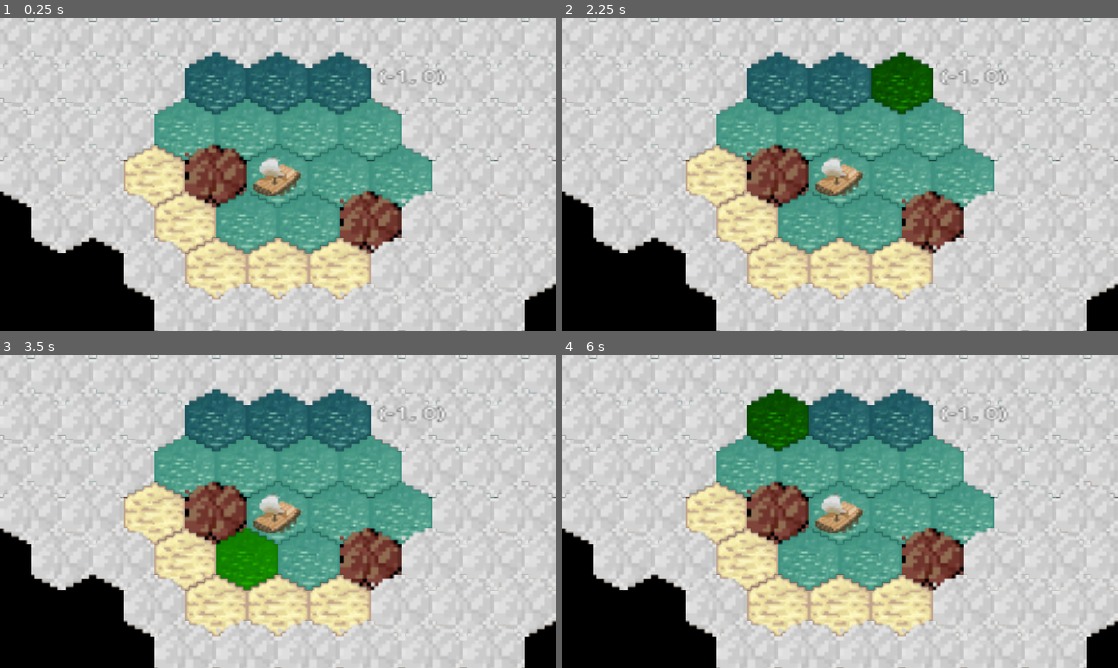
Above: before the commit, frames 1-4 (two rows, left to right).
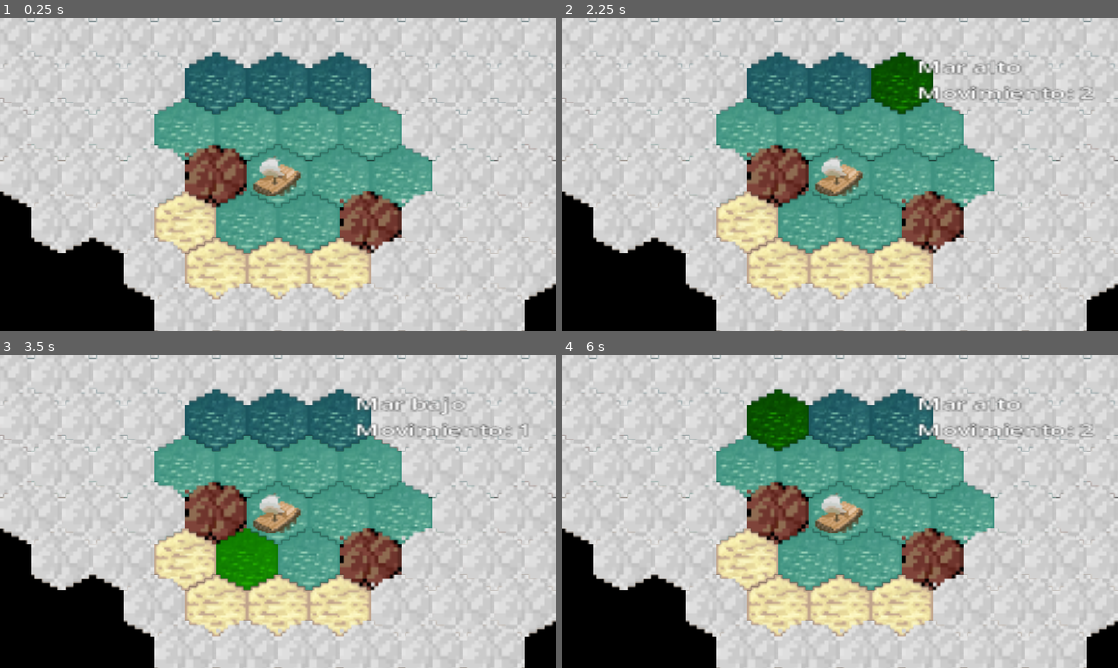
Above: after the commit, the same moments.

Repository: dabantoibarguen/Mullu-PGJ2026
Game: Godot game, scene res://navegacion/navegacion.tscn
Same seed, same stepped clock (60 frames per second), same inputs: the game is played once before the commit and once after it.
Inputs (mouse positions are in pixels of both pictures, inside the frame that each line leads up to):
- Up to frame 1 (0.25 s): no input
- Up to frame 2 (2.25 s): tap Enter at 0.5, 2 s; move the mouse to (962, 158) at 0.52 s; tap Space at 1.25 s; move the mouse to (728, 190) at 1.27 s; move the mouse to (895, 105) at 2.02 s
- Up to frame 3 (3.5 s): tap Space at 2.75 s; move the mouse to (250, 574) at 2.77 s
- Up to frame 4 (6 s): tap Enter at 3.5 s; move the mouse to (1006, 558) at 3.52 s; tap Space at 4.25 s; move the mouse to (673, 464) at 4.27 s; move the mouse to (867, 511) at 5.02 s; move the mouse to (756, 433) at 5.77 s

The runs differ from the first frame. In frame 1, 1.9% of the frame differs, in the area x 22-81%, y 16-61%; in frame 2, 2.7%, in the area x 22-96%, y 13-61%; in frame 3, 2.7%; in frame 4, 2.7%.

Commit message:
Actualizacion de movimiento y bloqueo de vision

Diff:
--- a/navegacion/barco/barco.gd
+++ b/navegacion/barco/barco.gd
@@ -14,11 +14,9 @@
 	cur_coords = oceanMap.local_to_map(global_position)
 	target = oceanMap.map_to_local(cur_coords)
 
-
 func _physics_process(_delta):
 	velocity = global_position.direction_to(target).normalized() * speed
 	if global_position.distance_to(target)<1:
 		velocity = Vector2(0,0)
 	else:
 		move_and_slide()
-	label.text = str(cur_coords)
--- a/navegacion/barco/barco.tscn
+++ b/navegacion/barco/barco.tscn
@@ -29,9 +29,9 @@
 
 [node name="Label" type="Label" parent="." unique_id=74161993]
 z_index = 1
-offset_left = 12.5
-offset_top = -12.000004
-offset_right = 33.5
-offset_bottom = 11.000011
+offset_left = 9.5
+offset_top = -13.000004
+offset_right = 30.5
+offset_bottom = 10.000011
 scale = Vector2(0.2084855, 0.10875016)
 label_settings = SubResource("LabelSettings_0j4b5")
--- a/navegacion/fog.gd
+++ b/navegacion/fog.gd
@@ -10,7 +10,10 @@
 	for tile in tiles:
 		set_cell(tile, 2, Vector2i(1,1))
 
-func clear_cells(pos, radius):
+
+func clear_cells(pos):
+	var radius = %barco.vision_range
+	# This chunk could be moved to "get_cells_in_radius" for navegar.gd
 	var cells_to_clear = []
 
 	var visited: Dictionary = {}
@@ -26,11 +29,13 @@
 
 	while queue_index < queue.size():
 		var current: Vector2i = queue[queue_index]
+		var atlas = %OceanMap.get_cell_atlas_coords(current)
 		queue_index += 1
 
+		var tile_distance = %OceanMap.find_path(pos, current).size()
+
 		var distance: int = distances[current]
-
-		if distance > radius:
+		if distance > radius or tile_distance > radius:
 			continue
 		else:
 			cells_to_clear.append(current)
@@ -43,6 +48,7 @@
 			visited[neighbor] = true
 			distances[neighbor] = distance + 1
 			queue.append(neighbor)
+	# Up to here it's just obtaining the cells
 
 	for cell in cells_to_clear:
 		erase_cell(cell)
--- a/navegacion/navegacion.tscn
+++ b/navegacion/navegacion.tscn
@@ -68,7 +68,7 @@
 
 [node name="OceanMap" type="TileMapLayer" parent="." unique_id=257155743]
 unique_name_in_owner = true
-tile_map_data = PackedByteArray("AAAAAP7/AAAGAAAAAAD///7/AAA …(280 unchanged characters)… 9/wEAAAAGAAIAAAD+/wAAAAAEAAAAAAD9/wAAAAAGAAIAAAD9////AAAEAAIAAAD9//7/AAAGAAAAAAD+ …(2210 unchanged characters)…
+tile_map_data = PackedByteArray("AAAAAP7/AAAGAAAAAAD///7/AAA …(280 unchanged characters)… 9/wEAAAAGAAIAAAD+/wAAAAAEAAAAAAD9/wAAAAAEAAIAAAD9////AAAEAAIAAAD9//7/AAAGAAAAAAD+ …(2210 unchanged characters)…
 tile_set = SubResource("TileSet_f5k2l")
 script = ExtResource("2_sux3w")
 
--- a/navegacion/navegar.gd
+++ b/navegacion/navegar.gd
@@ -4,8 +4,8 @@
 @onready var fog = %SmokeOnTheWater
 
 var source_id = 0 # hard-coded. Keep up to date
-var hovered_cell = Vector2i(-1, -1)
-var unhovered_cell = Vector2i(-1, -1)
+var hovered_cell = Vector2i(99, 99)
+var unhovered_cell = Vector2i(99, 99)
 var path_to_target = []
 var painted_tiles
 
@@ -13,20 +13,22 @@
 
 # Should replace with Data Layers later
 const invalid_tiles = {
-	Vector2i(-1, -1): false,
-	Vector2i(4, 0): false,
-	Vector2i(6, 2): false
+	Vector2i(-1, -1): "Borde",
+	Vector2i(4, 0): "Roca",
+	Vector2i(6, 2): "Arena"
+}
+
+const valid_tiles = {
+	Vector2i(6, 0): "Mar alto",
+	Vector2i(4, 2): "Mar bajo"
 }
 
 func _ready() -> void:
 	painted_tiles = get_used_cells()
 	fog.populate_map(painted_tiles)
-	fog.clear_cells(boat.cur_coords, boat.vision_range)
+	fog.clear_cells(boat.cur_coords)
 
 func find_path(start, target: Vector2i) -> Array[Vector2i]:
-	if(moving):
-		return []
-	moving = true
 	var queue = [start]
 	var came_from = {start: null}
 	var i = 0
@@ -47,13 +49,12 @@
 			queue.append(next)
 
 	if not came_from.has(target):
-		#moving = false
 		return []
 
 	var path: Array[Vector2i] = []
 	current = target
 
-	while current != null:
+	while current != null and current != start:
 		path.push_front(current)
 		current = came_from[current]
 
@@ -61,30 +62,59 @@
 	return path
 
 func _input(ev: InputEvent) -> void:
-	if ev is InputEventMouse:
+	if ev is InputEventMouse and !moving:
 		if ev.is_pressed() and ev.button_index == 1:
+			# A lot of this "could" be obtained from the hovered tiles
+			# But a fast mouse movement would break it all. Playing it safe.
 			var target_coords = local_to_map(get_global_mouse_position())
 			# Ensure clicked cell is valid
 			if get_cell_atlas_coords(target_coords) not in invalid_tiles:
-				var path = find_path(boat.cur_coords, target_coords)
-				if(path != []):
-					for tile in path:
-						boat.target = map_to_local(tile) # Center of the hex rather than top
-						fog.clear_cells(tile, boat.vision_range)
-						await get_tree().create_timer(0.33).timeout # make this based on the time needed to move
+				var move_path = find_path(boat.cur_coords, target_coords)
+				var dist = move_path.size()
+				if(0 < dist and dist <= boat.vision_range):
+					moving = true
+					for tile in move_path:
+						boat.target = map_to_local(tile)
+						fog.clear_cells(tile)
+						# make this based on the time needed to move
+						await get_tree().create_timer(0.33).timeout
+					boat.cur_coords = target_coords
 					moving = false
-					boat.cur_coords = target_coords
-				#%barco.global_position = map_to_local(coords) + Vector2(0, 7)  # Teleportation, deprecated
+				else:
+					boat.label.text = "Invalido"
+
 		else:
 			pass
 
+
 func _physics_process(_delta: float) -> void:
 	hovered_cell = local_to_map(get_global_mouse_position())
+	if(moving or fog.get_cell_source_id(hovered_cell) != -1):
+		set_cell(unhovered_cell, 0, get_cell_atlas_coords(unhovered_cell), 0)
+		boat.label.text = ""
+		unhovered_cell = hovered_cell
+		return
 	var cell_atlas = get_cell_atlas_coords(hovered_cell)
-	if(cell_atlas not in invalid_tiles and hovered_cell != boat.cur_coords):
-		#print(get_cell_alternative_tile(hovered_cell))
-		set_cell(hovered_cell, 0, cell_atlas, 1)
+	if(!moving and path_to_target == []):
+		# Finding the path ahead of time to get the navigated distance
+		if cell_atlas in invalid_tiles:
+			boat.label.text = (str(invalid_tiles.get(cell_atlas))
+			+ "\nInvalido")
+			return
+		path_to_target = find_path(boat.cur_coords, hovered_cell)
+		if (hovered_cell != boat.cur_coords):
+			if path_to_target.size() <= boat.vision_range:
+				set_cell(hovered_cell, 0, cell_atlas, 1)
+				boat.label.text = (str(valid_tiles.get(cell_atlas))
+				+ "\nMovimiento: " + str(path_to_target.size()))
 
-	if hovered_cell != unhovered_cell or hovered_cell == boat.cur_coords:
+			else:
+				boat.label.text = (str(valid_tiles.get(cell_atlas))
+				+ "\nMuy lejos")
+				set_cell(hovered_cell, 0, cell_atlas, 2)
+
+
+	if hovered_cell != unhovered_cell:
 		set_cell(unhovered_cell, 0, get_cell_atlas_coords(unhovered_cell), 0)
+		path_to_target = []
 	unhovered_cell = hovered_cell
